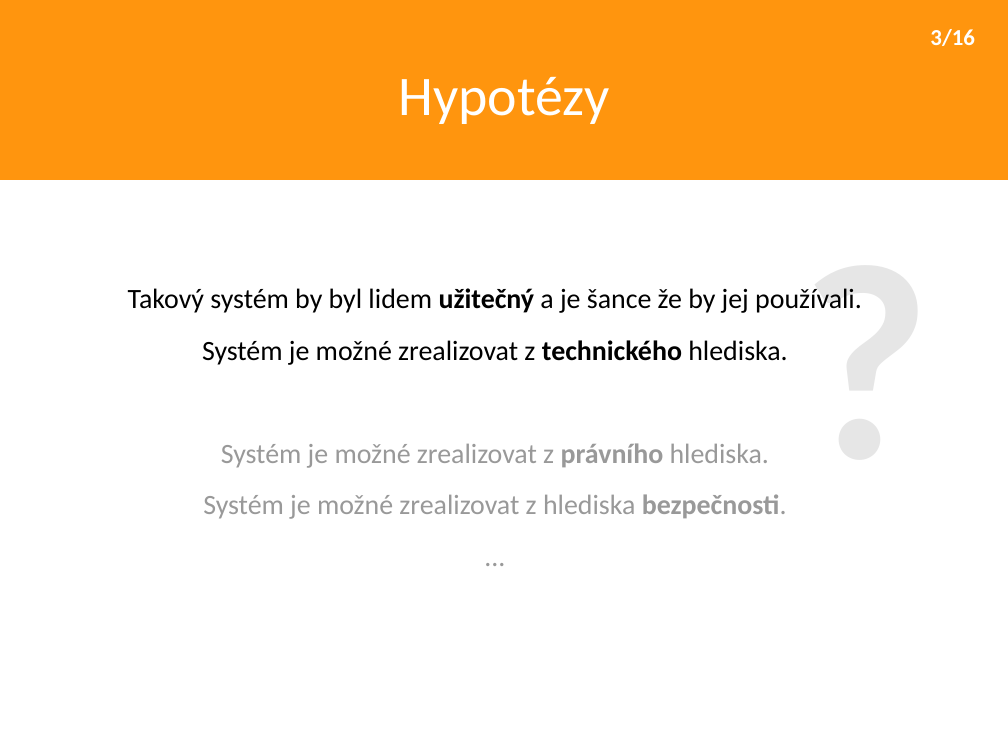
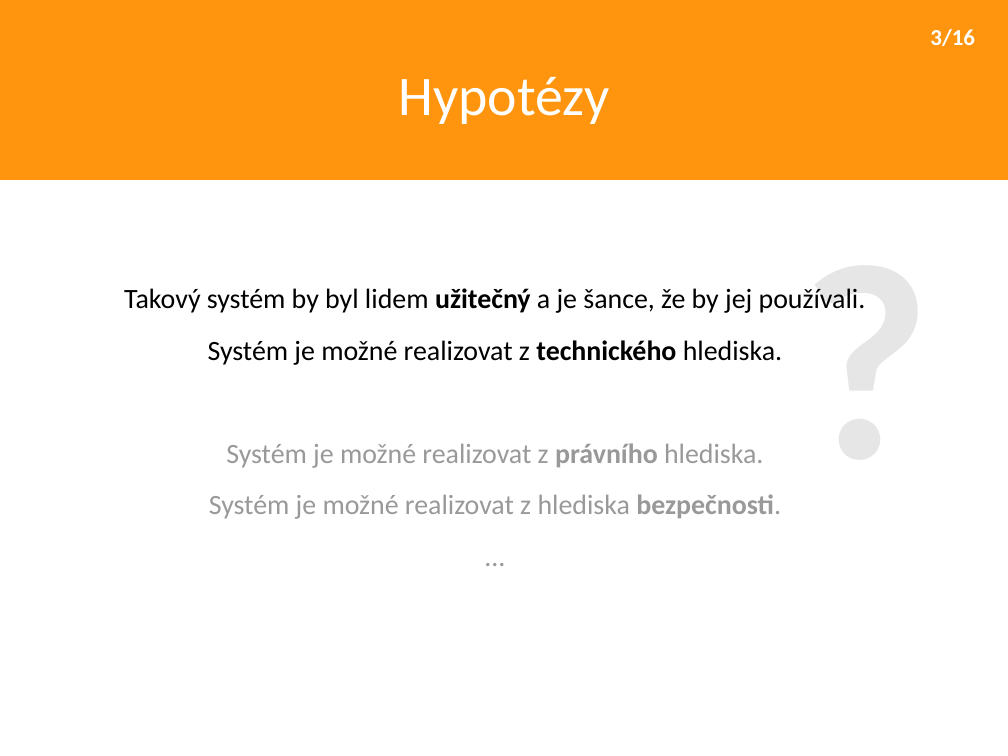
Before and after one commit to honzajavorek/oleander, a slide deck: slide 3 of doc/presentation/presentation.odp. Drawn at 1008x756 pixels with LibreOffice and Linux fonts; fonts in the diff are those of the drawing. Boxes give left, top, right and bottom in pixels: in the first picture for what was removed or moved away, otherwise in the second. Text is boxed around its words. In the diff, an @@ line names an element or a change of style, - is before the commit and + after.

Commit message:
presentation update

```diff
--- a/doc/presentation/presentation.odp
+++ b/doc/presentation/presentation.odp
@@ text at [124,288,866,519]: text changed @@
-Takový systém by byl lidem užitečný a je šance že by jej používali.
-Systém je možné zrealizovat z technického hlediska.
-Systém je možné zrealizovat z právního hlediska.
-Systém je možné zrealizovat z hlediska bezpečnosti.
+Takový systém by byl lidem užitečný a je šance, že by jej používali.
+Systém je možné realizovat z technického hlediska.
+Systém je možné realizovat z právního hlediska.
+Systém je možné realizovat z hlediska bezpečnosti.
```
Also in this commit, not shown: 4 other slides changed, 1 other file.
